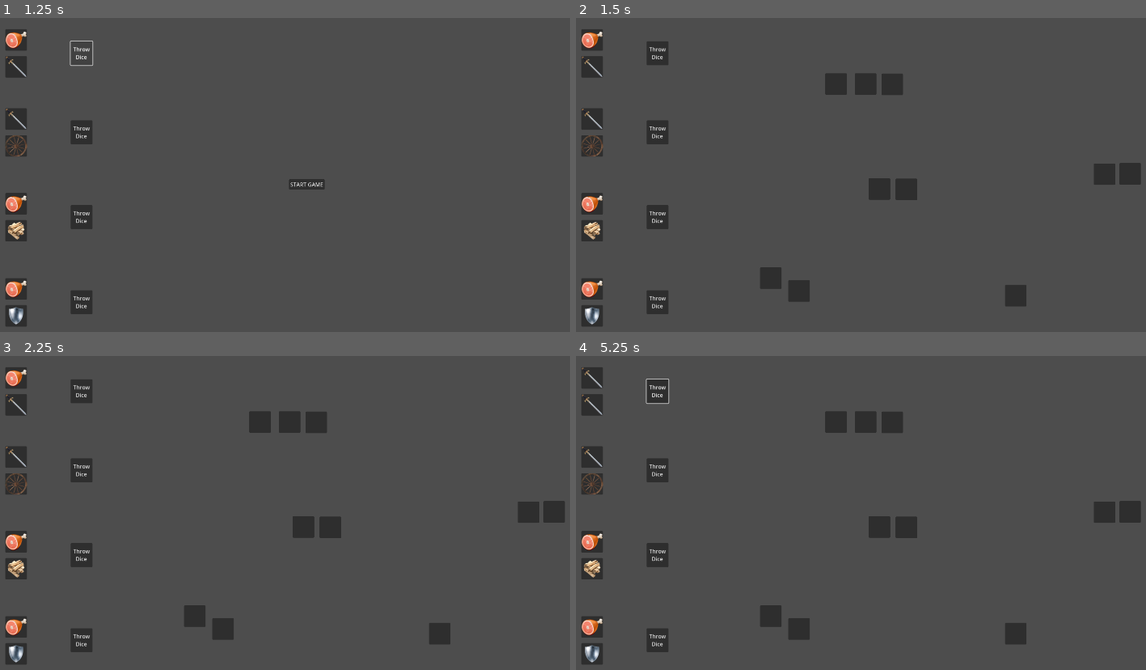
Above: before the commit, frames 1-4 (two rows, left to right).
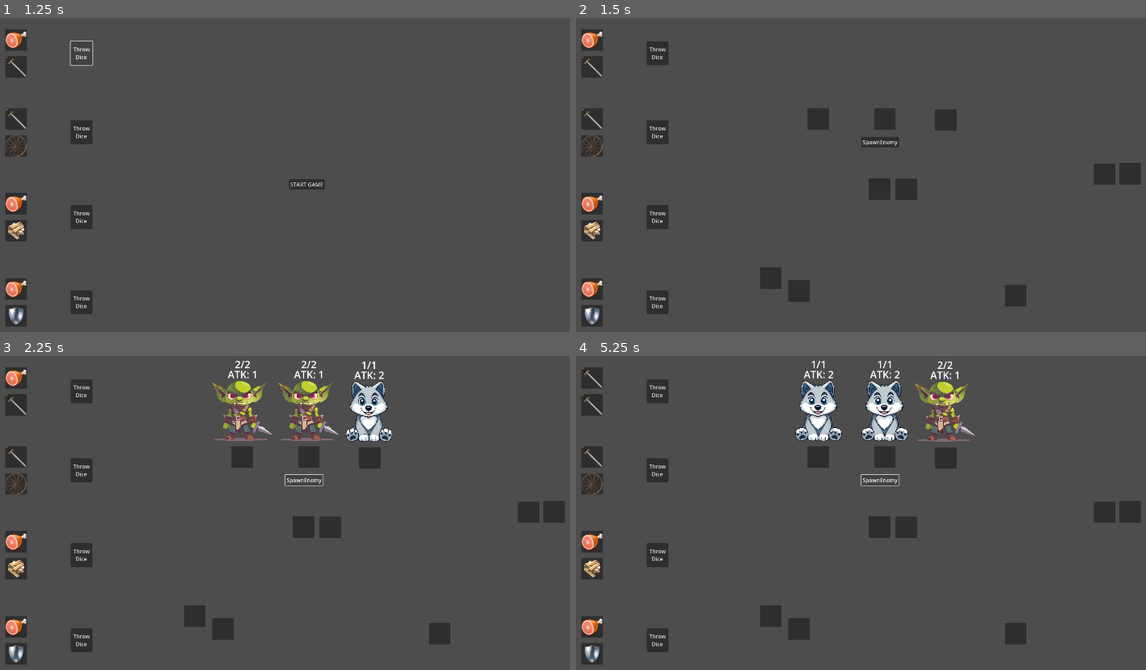
Above: after the commit, the same moments.

Repository: Sugo98/godot-77
Game: Godot game, scene res://game_logic/game_manager.tscn
Two runs of this game, one before a commit and one after it. Both use one fixed random seed, a clock stepped at 60 frames per second and the inputs below.
Inputs (mouse positions are in pixels of both pictures, inside the frame that each line leads up to):
- Up to frame 1 (1.25 s): click "Throw Dice" at 0.5 s
- Up to frame 2 (1.5 s): click "START GAME" at 1.25 s
- Up to frame 3 (2.25 s): click (302, 481) at 2 s, where only the run after the commit has a clickable "SpawnEnemy"
- Up to frame 4 (5.25 s): click "Throw Dice" at 2.75 s; click (878, 481) at 3.5 s, where only the run after the commit has a clickable "SpawnEnemy"; click "Throw Dice" at 4.25 s; click (878, 481) at 5 s, where only the run after the commit has a clickable "SpawnEnemy"

Frame 1 is identical in both runs. In frame 2, 1.7% of the frame differs, in the area x 40-67%, y 17-42%; in frame 3, 4.4%; in frame 4, 4.6%, in the area x 12-71%, y 1-42%.

Commit message:
basic enemy logic

Diff:
--- /dev/null
+++ b/enemies logic/enemy.gd
@@ -0,0 +1,22 @@
+class_name Enemy extends Node2D
+
+@export var data: EnemyData
+@export var hp_label: Label
+@export var attack_label: Label
+@export var sprite2D: Sprite2D
+
+var hp : int
+
+func init(d: EnemyData) -> void:
+	data = d
+
+func _ready():
+	if not data:
+		return
+	sprite2D.texture = data.texture
+	hp = data.max_hp
+	update_label()
+
+func update_label():
+	hp_label.text = str(hp) + "/" + str(data.max_hp)
+	attack_label.text = "ATK: " + str(data.attack)
--- /dev/null
+++ b/enemies logic/enemy.tscn
@@ -0,0 +1,44 @@
+[gd_scene load_steps=3 format=3 uid="uid://yvwkwgojt1ab"]
+
+[ext_resource type="Texture2D" uid="uid://carugwdj4af1a" path="res://assets/enemies/skeleton.png" id="1_cdgfo"]
+[ext_resource type="Script" path="res://enemies logic/enemy.gd" id="2_xixe7"]
+
+[node name="Enemy" type="Node2D" node_paths=PackedStringArray("hp_label", "attack_label", "sprite2D")]
+script = ExtResource("2_xixe7")
+hp_label = NodePath("HPLabel")
+attack_label = NodePath("AttackLabel")
+sprite2D = NodePath("Sprite2D")
+
+[node name="Sprite2D" type="Sprite2D" parent="."]
+position = Vector2(0, -57)
+scale = Vector2(0.3, 0.3)
+texture = ExtResource("1_cdgfo")
+
+[node name="HPLabel" type="Label" parent="."]
+anchors_preset = 5
+anchor_left = 0.5
+anchor_right = 0.5
+offset_left = -47.0
+offset_top = -217.0
+offset_right = 48.0
+offset_bottom = -175.0
+grow_horizontal = 2
+size_flags_horizontal = 4
+theme_override_font_sizes/font_size = 30
+text = "HP 2/2
+"
+horizontal_alignment = 1
+
+[node name="AttackLabel" type="Label" parent="."]
+anchors_preset = 5
+anchor_left = 0.5
+anchor_right = 0.5
+offset_left = -44.0
+offset_top = -187.0
+offset_right = 45.0
+offset_bottom = -145.0
+grow_horizontal = 2
+size_flags_horizontal = 4
+theme_override_font_sizes/font_size = 30
+text = "ATK: 1"
+horizontal_alignment = 1
--- a/game_logic/basic_level.tscn
+++ b/game_logic/basic_level.tscn
@@ -1,6 +1,7 @@
-[gd_scene load_steps=3 format=3 uid="uid://tkb6vimwhpij"]
+[gd_scene load_steps=4 format=3 uid="uid://tkb6vimwhpij"]
 
 [ext_resource type="Script" path="res://game_logic/basic_level_logic.gd" id="1_n52b6"]
+[ext_resource type="PackedScene" uid="uid://yvwkwgojt1ab" path="res://enemies logic/enemy.tscn" id="2_beh15"]
 [ext_resource type="Script" path="res://dice_logic/DiceSlot.gd" id="2_ghtwx"]
 
 [node name="BasicLevel" type="Control"]
@@ -12,45 +13,66 @@
 grow_vertical = 2
 mouse_filter = 2
 script = ExtResource("1_n52b6")
-
-[node name="EnemySlots" type="Control" parent="."]
-layout_mode = 1
-anchors_preset = 15
-anchor_right = 1.0
-anchor_bottom = 1.0
-grow_horizontal = 2
-grow_vertical = 2
-mouse_filter = 2
-
-[node name="Enemy" type="PanelContainer" parent="EnemySlots"]
-custom_minimum_size = Vector2(64, 64)
-layout_mode = 0
-offset_left = 789.0
-offset_top = 210.0
-offset_right = 853.0
-offset_bottom = 274.0
+enemy_scene = ExtResource("2_beh15")
+
+[node name="EnemyZone" type="Control" parent="."]
+layout_mode = 1
+anchors_preset = 15
+anchor_right = 1.0
+anchor_bottom = 1.0
+grow_horizontal = 2
+grow_vertical = 2
+mouse_filter = 2
+
+[node name="EnemySlots" type="Control" parent="EnemyZone"]
+layout_mode = 1
+anchors_preset = 15
+anchor_right = 1.0
+anchor_bottom = 1.0
+grow_horizontal = 2
+grow_vertical = 2
+mouse_filter = 2
+
+[node name="Enemy" type="PanelContainer" parent="EnemyZone/EnemySlots"]
+custom_minimum_size = Vector2(64, 64)
+layout_mode = 0
+offset_left = 736.0
+offset_top = 314.0
+offset_right = 800.0
+offset_bottom = 378.0
 script = ExtResource("2_ghtwx")
 type = 1
 
-[node name="Enemy2" type="PanelContainer" parent="EnemySlots"]
-custom_minimum_size = Vector2(64, 64)
-layout_mode = 0
-offset_left = 877.0
-offset_top = 210.0
-offset_right = 941.0
-offset_bottom = 274.0
+[node name="Enemy2" type="PanelContainer" parent="EnemyZone/EnemySlots"]
+custom_minimum_size = Vector2(64, 64)
+layout_mode = 0
+offset_left = 934.0
+offset_top = 314.0
+offset_right = 998.0
+offset_bottom = 378.0
 script = ExtResource("2_ghtwx")
 type = 1
 
-[node name="Enemy3" type="PanelContainer" parent="EnemySlots"]
-custom_minimum_size = Vector2(64, 64)
-layout_mode = 0
-offset_left = 956.0
-offset_top = 211.0
-offset_right = 1020.0
-offset_bottom = 275.0
+[node name="Enemy3" type="PanelContainer" parent="EnemyZone/EnemySlots"]
+custom_minimum_size = Vector2(64, 64)
+layout_mode = 0
+offset_left = 1115.0
+offset_top = 317.0
+offset_right = 1179.0
+offset_bottom = 381.0
 script = ExtResource("2_ghtwx")
 type = 1
+
+[node name="EnemyPivots" type="Node2D" parent="EnemyZone"]
+
+[node name="Pivot1" type="Marker2D" parent="EnemyZone/EnemyPivots"]
+position = Vector2(769, 266)
+
+[node name="Pivot2" type="Marker2D" parent="EnemyZone/EnemyPivots"]
+position = Vector2(966, 266)
+
+[node name="Pivot3" type="Marker2D" parent="EnemyZone/EnemyPivots"]
+position = Vector2(1145, 268)
 
 [node name="WoodSlots" type="Control" parent="."]
 layout_mode = 1
@@ -167,3 +189,13 @@
 offset_bottom = 587.0
 script = ExtResource("2_ghtwx")
 type = 4
+
+[node name="DebugSpawn" type="Button" parent="."]
+layout_mode = 0
+offset_left = 896.0
+offset_top = 399.0
+offset_right = 1008.0
+offset_bottom = 430.0
+text = "SpawnEnemy"
+
+[connection signal="pressed" from="DebugSpawn" to="." method="debug_spawn_enemy"]
--- a/game_logic/basic_level_logic.gd
+++ b/game_logic/basic_level_logic.gd
@@ -1,10 +1,15 @@
 class_name LevelLogic extends Control
 
-@onready var enemy_slots : Control = $EnemySlots
+@onready var enemy_slots : Control = $EnemyZone/EnemySlots
+@onready var enemy_pivots: Node2D = $EnemyZone/EnemyPivots
 @onready var wood_slots: Control = $WoodSlots
 @onready var food_slots: Control = $FoodSlots
 @onready var road_slots: Control = $RoadSlots
 @onready var caravan_slots: Control = $CaravanSlots
+
+@export var enemy_scene : PackedScene
+
+var active_enemies : Array[Enemy]
 
 var data : LevelData
 # Called when the node enters the scene tree for the first time.
@@ -31,3 +36,21 @@
 # Called every frame. 'delta' is the elapsed time since the previous frame.
 func _process(delta: float) -> void:
 	pass
+
+func debug_spawn_enemy():
+	for enemy in active_enemies:
+		enemy.reparent(self)
+		enemy.queue_free()
+	active_enemies = []
+	for i in range( 3 ):
+		spawn_enemy()
+
+func spawn_enemy():
+	var enemy_data = Utils.random_pick( data.enemy , data.enemy_probability )
+	var new_enemy = enemy_scene.instantiate()
+	new_enemy.init(enemy_data)
+	for pivot : Marker2D in enemy_pivots.get_children():
+		if pivot.get_child_count() == 0:
+			pivot.add_child(new_enemy)
+			active_enemies.append(new_enemy)
+			return
--- /dev/null
+++ b/game_logic/utils.gd
@@ -0,0 +1,13 @@
+class_name GlobalUtils extends Node
+
+func random_pick( elements , probabilities ) :
+	var n = min(elements.size(), probabilities.size())
+	var p = probabilities.duplicate()
+	for i in range(n-1):
+		p[i+1] += p[i]
+	var k = randi_range(0,p[n-1])
+	print(k, p)
+	for i in range(n):
+		if k <= p[i]:
+			return elements[i]
+	return elements[0]
--- a/project.godot
+++ b/project.godot
@@ -15,6 +15,10 @@
 config/features=PackedStringArray("4.3", "Forward Plus")
 config/icon="res://assets/icon.svg"
 
+[autoload]
+
+Utils="*res://game_logic/utils.gd"
+
 [display]
 
 window/size/viewport_width=1920
--- /dev/null
+++ b/resources/enemies/enemies_data.gd
@@ -0,0 +1,9 @@
+class_name EnemyData extends Resource
+
+@export var name : String
+@export var texture : Texture2D
+
+@export_category("Basic Values")
+
+@export var max_hp : int
+@export var attack : int
--- /dev/null
+++ b/resources/enemies/goblin.tres
@@ -0,0 +1,11 @@
+[gd_resource type="Resource" load_steps=3 format=3 uid="uid://cym70r58r53w"]
+
+[ext_resource type="Script" path="res://resources/enemies/enemies_data.gd" id="1_3m40s"]
+[ext_resource type="Texture2D" uid="uid://l36a24cgmk5x" path="res://assets/enemies/goblin.png" id="2_gkn5u"]
+
+[resource]
+script = ExtResource("1_3m40s")
+name = "Goblin"
+texture = ExtResource("2_gkn5u")
+max_hp = 2
+attack = 1
--- /dev/null
+++ b/resources/enemies/skeleton.tres
@@ -0,0 +1,11 @@
+[gd_resource type="Resource" load_steps=3 format=3 uid="uid://dvgh36dfckm3n"]
+
+[ext_resource type="Script" path="res://resources/enemies/enemies_data.gd" id="1_hlwrs"]
+[ext_resource type="Texture2D" uid="uid://carugwdj4af1a" path="res://assets/enemies/skeleton.png" id="2_mnu8m"]
+
+[resource]
+script = ExtResource("1_hlwrs")
+name = "Skeleton"
+texture = ExtResource("2_mnu8m")
+max_hp = 1
+attack = 1
--- /dev/null
+++ b/resources/enemies/wolf.tres
@@ -0,0 +1,11 @@
+[gd_resource type="Resource" load_steps=3 format=3 uid="uid://delt0qchgjv4n"]
+
+[ext_resource type="Script" path="res://resources/enemies/enemies_data.gd" id="1_kdytd"]
+[ext_resource type="Texture2D" uid="uid://d3or3fctoo6tu" path="res://assets/enemies/wolf.png" id="2_m1w2t"]
+
+[resource]
+script = ExtResource("1_kdytd")
+name = "Wolf"
+texture = ExtResource("2_m1w2t")
+max_hp = 1
+attack = 2
--- a/resources/levels/forest.tres
+++ b/resources/levels/forest.tres
@@ -1,12 +1,17 @@
-[gd_resource type="Resource" script_class="LevelData" load_steps=2 format=3 uid="uid://bqpl571qkgwsx"]
+[gd_resource type="Resource" script_class="LevelData" load_steps=5 format=3 uid="uid://bqpl571qkgwsx"]
 
+[ext_resource type="Script" path="res://resources/enemies/enemies_data.gd" id="1_0onpo"]
 [ext_resource type="Script" path="res://resources/levels/level_data.gd" id="1_rqwrv"]
+[ext_resource type="Resource" uid="uid://delt0qchgjv4n" path="res://resources/enemies/wolf.tres" id="2_lm72o"]
+[ext_resource type="Resource" uid="uid://cym70r58r53w" path="res://resources/enemies/goblin.tres" id="2_rw3sg"]
 
 [resource]
 script = ExtResource("1_rqwrv")
-name = ""
-description = ""
-character_class = 0
+name = null
+description = null
+character_class = null
+enemy = Array[ExtResource("1_0onpo")]([ExtResource("2_rw3sg"), ExtResource("2_lm72o")])
+enemy_probability = Array[float]([8.0, 2.0])
 road_slots = 2
 food_slots = 1
 wood_slots = 2
--- a/resources/levels/level_data.gd
+++ b/resources/levels/level_data.gd
@@ -6,6 +6,10 @@
 
 @export var character_class : Global.CharacterClass
 
+@export_category("Enemy")
+@export var enemy : Array[EnemyData]
+@export var enemy_probability : Array[int]
+
 @export_category("Basic Values")
 @export var road_slots : int
 @export var food_slots : int
Binary file added: assets/enemies/goblin.png
Not shown, added: assets/enemies/goblin.png.import
Binary file added: assets/enemies/skeleton.png
Not shown, added: assets/enemies/skeleton.png.import
Binary file added: assets/enemies/wolf.png
Not shown, added: assets/enemies/wolf.png.import
